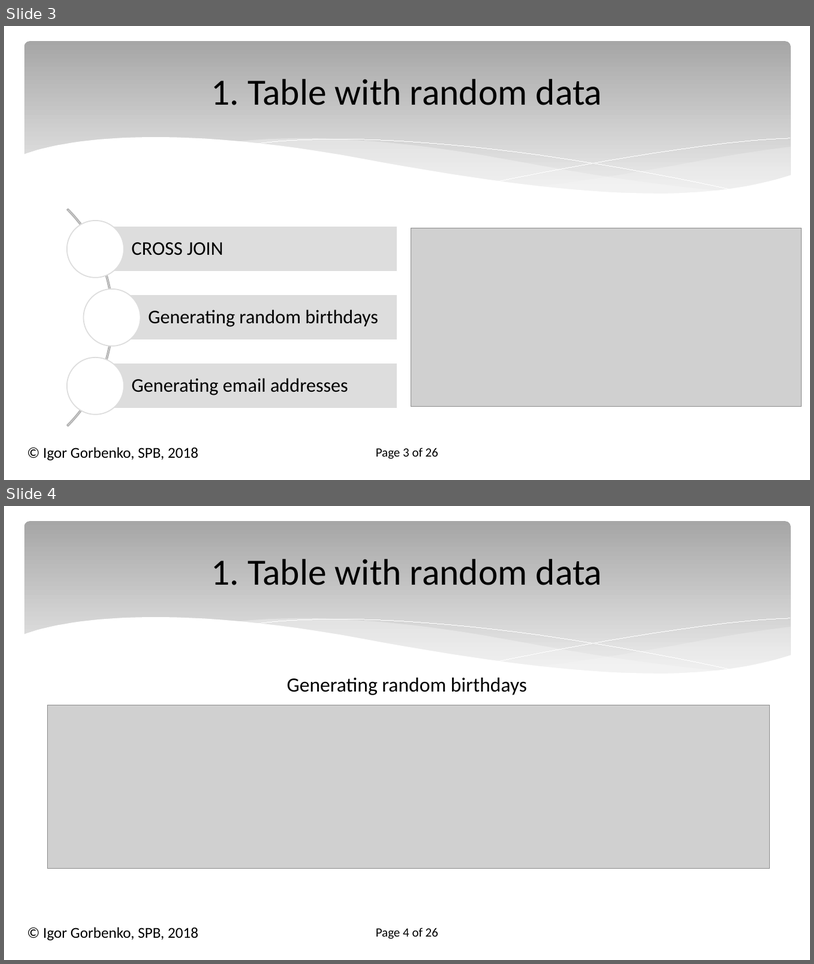
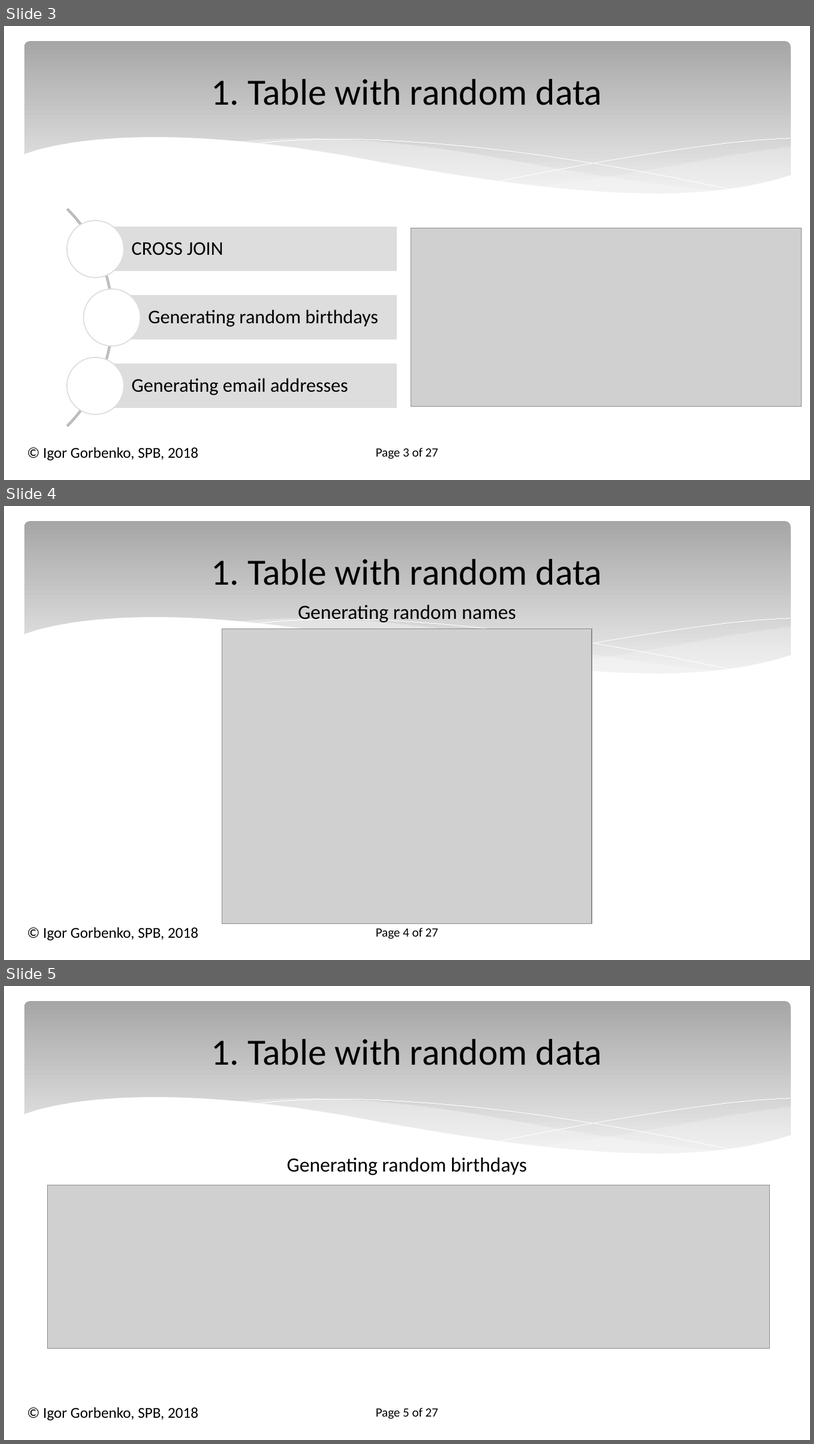
Before and after one commit to igorgorbenko/sql_tips, a slide deck: 10BestPracticeSQLWB.pptx. Shown one above the other, each under a label of ours: slides 3 and 4 before the commit, slides 3, 4 and 5 after it. The pictures are 814x964 and 814x1444 pixels, drawn with LibreOffice and Linux fonts; fonts in the diff are those of the drawing; grey boxes stand for pictures. Boxes give left, top, right and bottom in pixels: in the first picture for what was removed or moved away, otherwise in the second. Text is boxed around its words. In the diff, an @@ line names an element or a change of style, - is before the commit and + after.

```diff
--- a/10BestPracticeSQLWB.pptx
+++ b/10BestPracticeSQLWB.pptx
@@ slide 4 added at (x1=4, y1=506, x2=810, y2=960), background #FFFFFF; not listed: 6 template elements that a slide beside it also shows @@
@@ title added at (x1=211, y1=559, x2=603, y2=585), 44 pt, text #000000 @@
+1. Table with random data
@@ text added at (x1=298, y1=604, x2=516, y2=624), 24 pt, text #000000 @@
+Generating random names
@@ picture added at (x1=222, y1=628, x2=592, y2=924) @@
@@ text added at (x1=43, y1=927, x2=198, y2=940), 18 pt, text #000000 @@
+© Igor Gorbenko, SPB, 2018
@@ text added at (x1=376, y1=927, x2=438, y2=939), 15 pt, text #000000 @@
+Page 4 of 27
@@ text at (x1=376, y1=447, x2=438, y2=459): text changed @@
-Page 3 of 26
+Page 3 of 27
@@ what was slide 4 is now slide 5 @@
@@ text at (x1=376, y1=1407, x2=438, y2=1419): text changed @@
-Page 4 of 26
+Page 5 of 27
```
Also in this commit, not shown: 1 slide changed.
